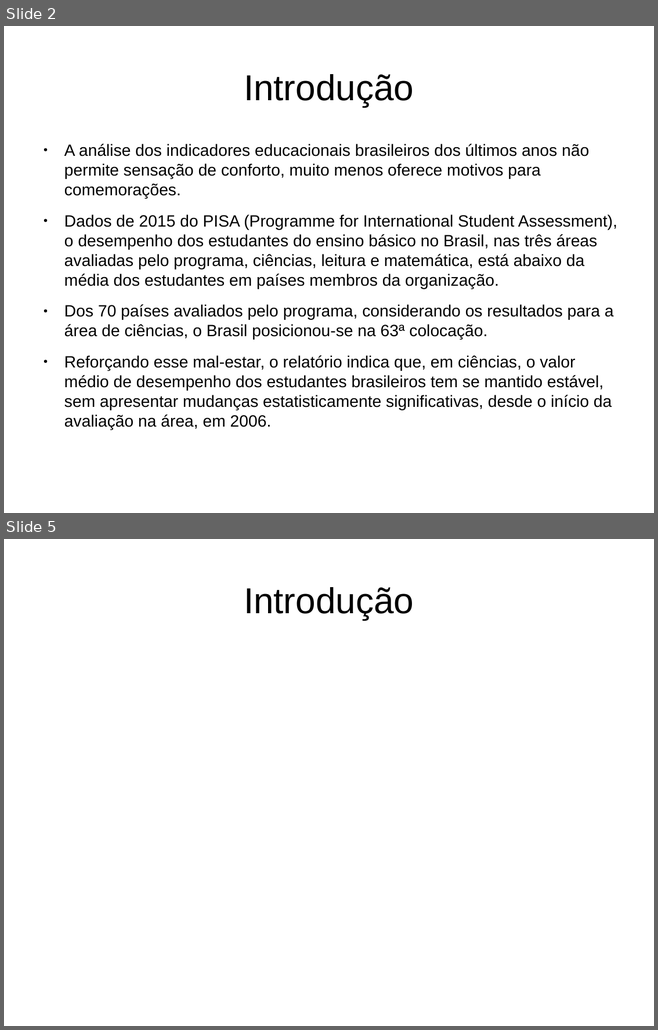
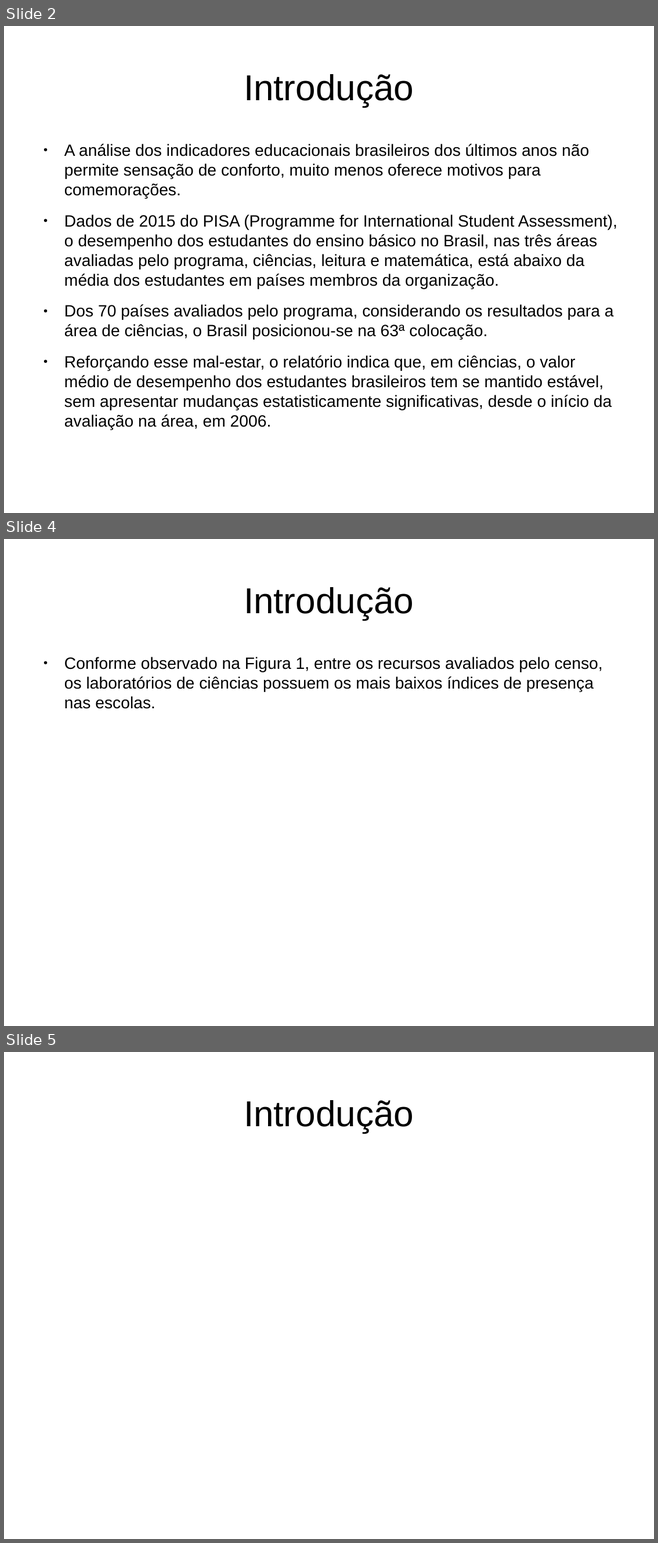
Before and after one commit to alexandre-costa-81/mpdc, a slide deck: mineracao-de-dados-educacionais-nos-resultados-do-enem-de-2015.odp. Shown one above the other, each under a label of ours: slides 2 and 5 before the commit, slides 2, 4 and 5 after it; the slides between them are not shown. The pictures are 658x1030 and 658x1543 pixels, drawn with LibreOffice and Linux fonts; fonts in the diff are those of the drawing. Boxes give left, top, right and bottom in pixels: in the first picture for what was removed or moved away, otherwise in the second. Text is boxed around its words. In the diff, an @@ line names an element or a change of style, - is before the commit and + after.

```diff
--- a/mineracao-de-dados-educacionais-nos-resultados-do-enem-de-2015.odp
+++ b/mineracao-de-dados-educacionais-nos-resultados-do-enem-de-2015.odp
@@ slide 4 added at <box>4,539,654,1026</box>, background #FFFFFF @@
@@ title added at <box>244,587,413,620</box>, 44 pt, text #000000 @@
+Introdução
@@ text added at <box>64,657,603,709</box>, 20 pt, text #000000 @@
+● Conforme observado na Figura 1, entre os recursos avaliados pelo censo, os laboratórios de ciências possuem os mais baixos índices de presença nas escolas.
```
Also in this commit, not shown: 1 slide changed, 1 other slide added, 1 slide removed, 2 other files.
